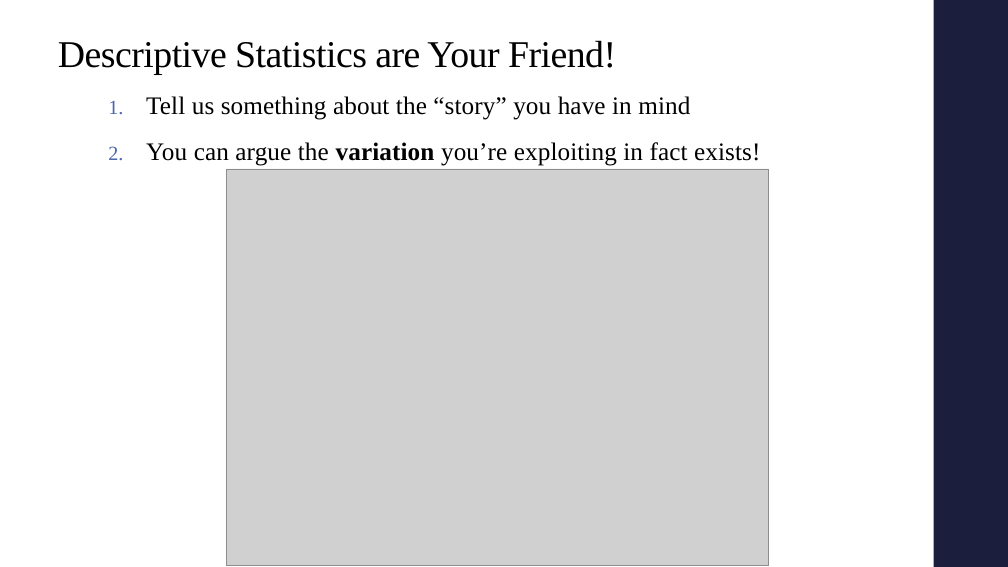
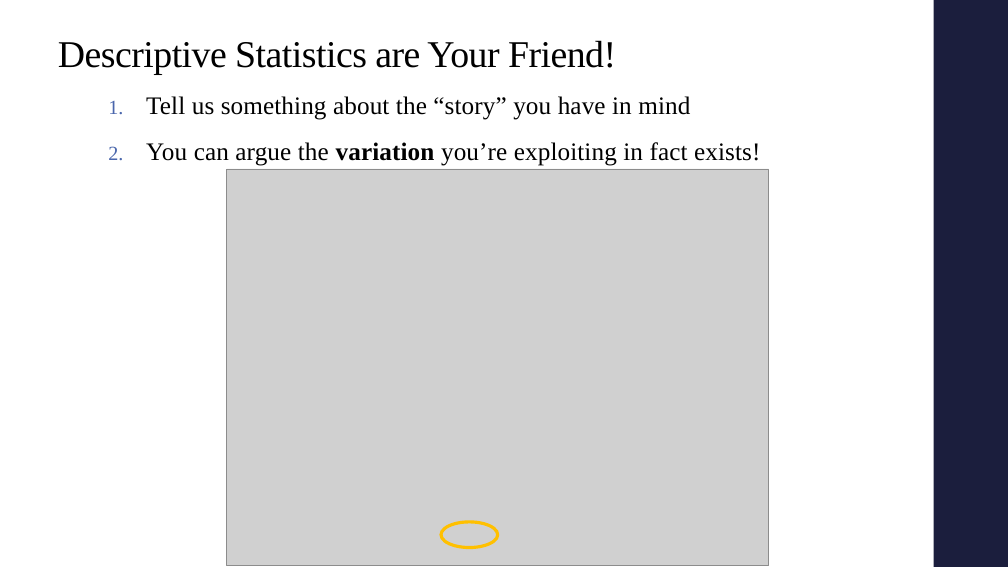
Before and after one commit to alex-hoagland/HAD5772, a slide deck: slide 9 of Lectures/Lecture03_Correlations/Lecture3_Correlations.pptx. Drawn at 1008x567 pixels with LibreOffice and Linux fonts; fonts in the diff are those of the drawing; grey boxes stand for pictures. Boxes give left, top, right and bottom in pixels: in the first picture for what was removed or moved away, otherwise in the second. Text is boxed around its words. In the diff, an @@ line names an element or a change of style, - is before the commit and + after.

```diff
--- a/Lectures/Lecture03_Correlations/Lecture3_Correlations.pptx
+++ b/Lectures/Lecture03_Correlations/Lecture3_Correlations.pptx
@@ ellipse added at [441,522,498,547], outline #FFC000 3 pt @@
```
Also in this commit, not shown: 1 other slide changed, 1 slide added, 7 other files.
